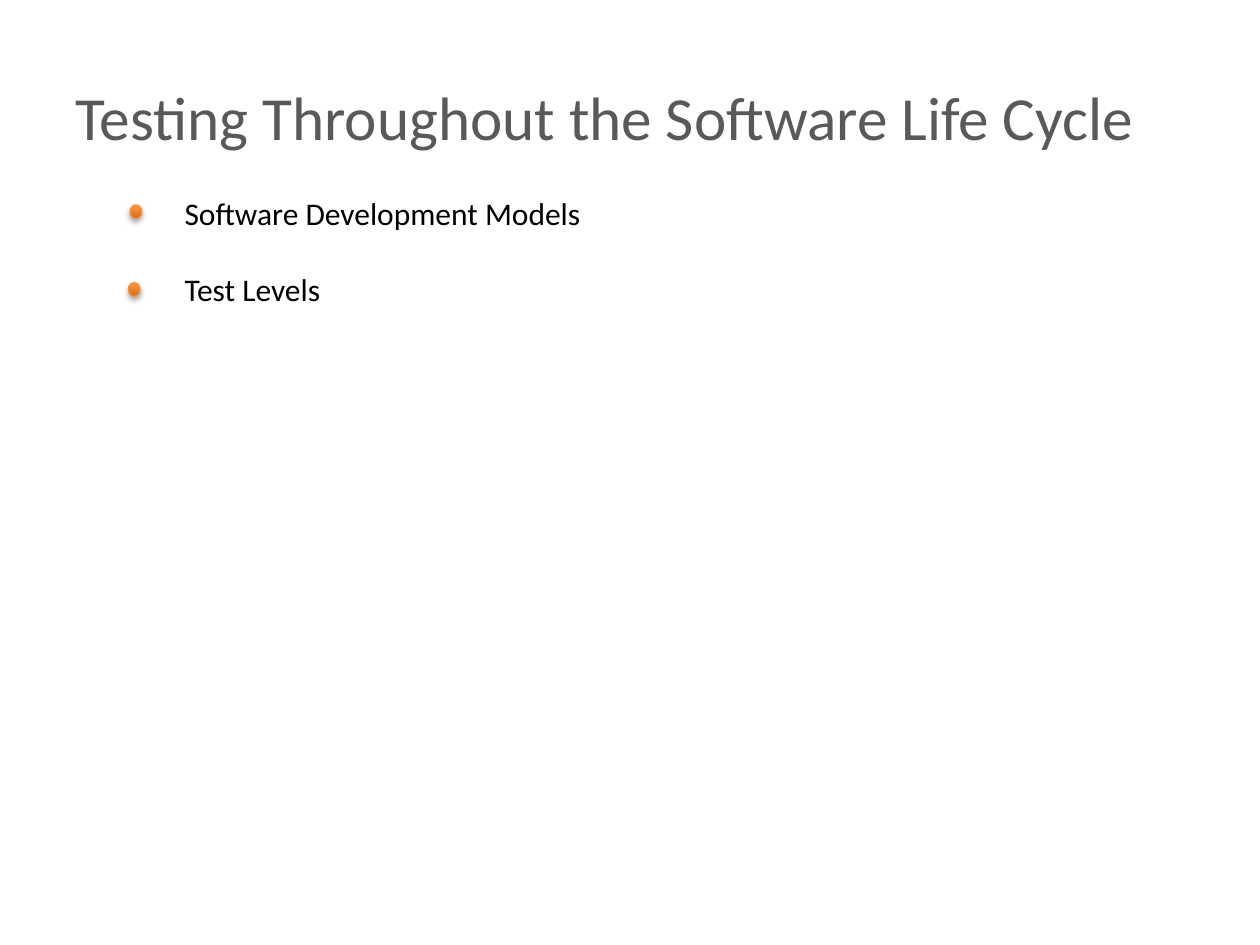
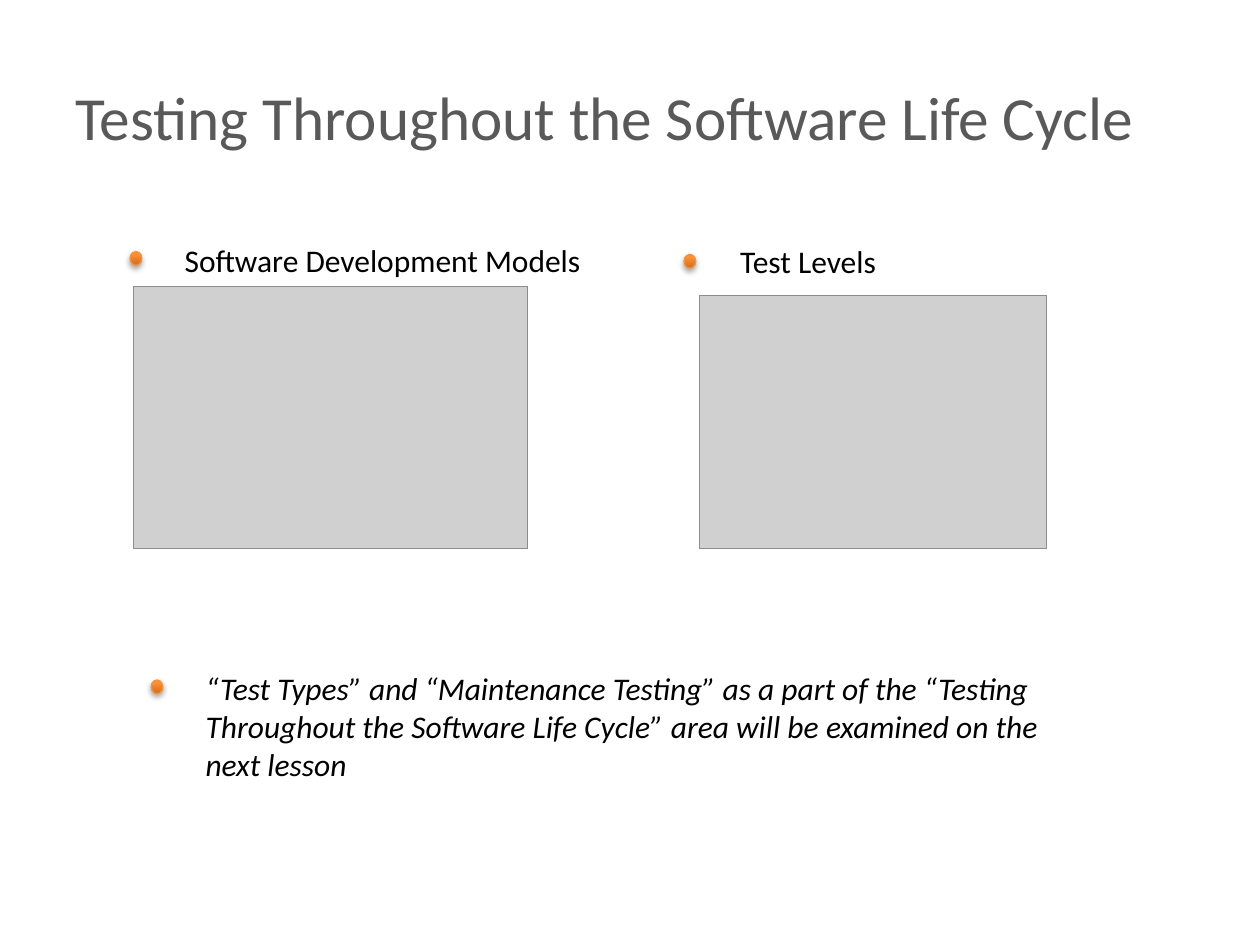
Before and after one commit to BigRacer/swtesting, a slide deck: slide 3 of inna/Занятие 2.pptx. Drawn at 1260x945 pixels with LibreOffice and Linux fonts; fonts in the diff are those of the drawing; grey boxes stand for pictures; background and template pictures are left out. Boxes give left, top, right and bottom in pixels: in the first picture for what was removed or moved away, otherwise in the second. Text is boxed around its words. In the diff, an @@ line names an element or a change of style, - is before the commit and + after.

```diff
--- a/inna/Занятие 2.pptx
+++ b/inna/Занятие 2.pptx
@@ text "Software Development Models": place and size @@
-text "Software Development Models" at [185, 203, 580, 230]
+text "Software Development Models" at [185, 250, 580, 277]
@@ text "Test Levels": place and size @@
-text "Test Levels" at [185, 279, 320, 302]
+text "Test Levels" at [740, 251, 876, 274]
@@ ellipse: place and size @@
-ellipse at [130, 205, 141, 219]
+ellipse at [130, 252, 141, 266]
@@ ellipse: place and size @@
-ellipse at [129, 282, 140, 296]
+ellipse at [684, 255, 696, 268]
@@ picture added at [134, 286, 527, 548] @@
@@ picture added at [699, 295, 1047, 548] @@
@@ ellipse added at [151, 680, 163, 694], fill gradient #CC6E20 to #FF9034 to #FF9136, outline #F69240 0.75 pt @@
@@ text added at [206, 677, 1038, 777], 18 pt, text #000000, italic @@
+“Test Types” and “Maintenance Testing” as a part of the “Testing Throughout the Software Life Cycle” area will be examined on the next lesson
```
Also in this commit, not shown: 7 other slides changed, 2 slides added, 1 slide removed, 2 other files.
